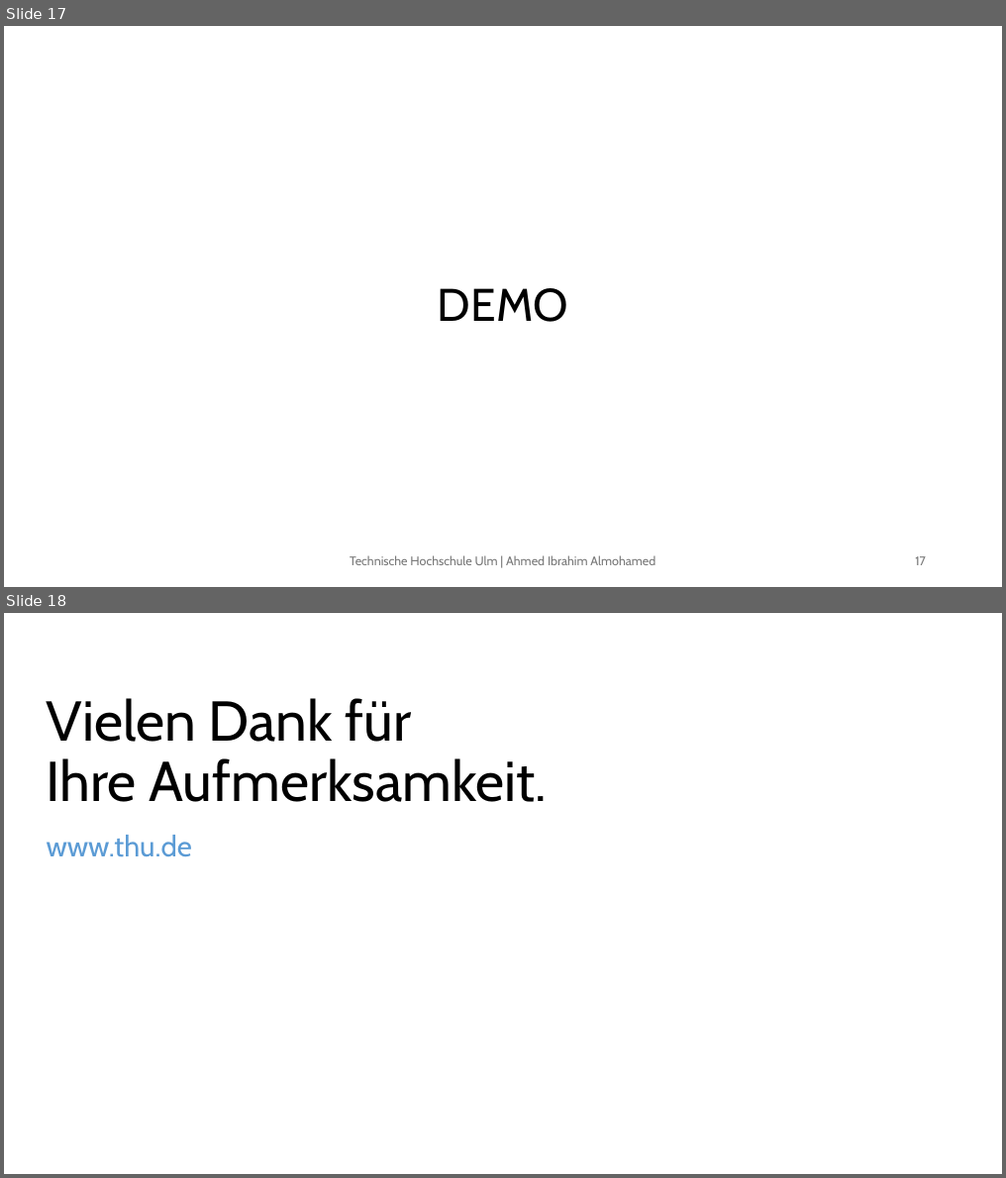
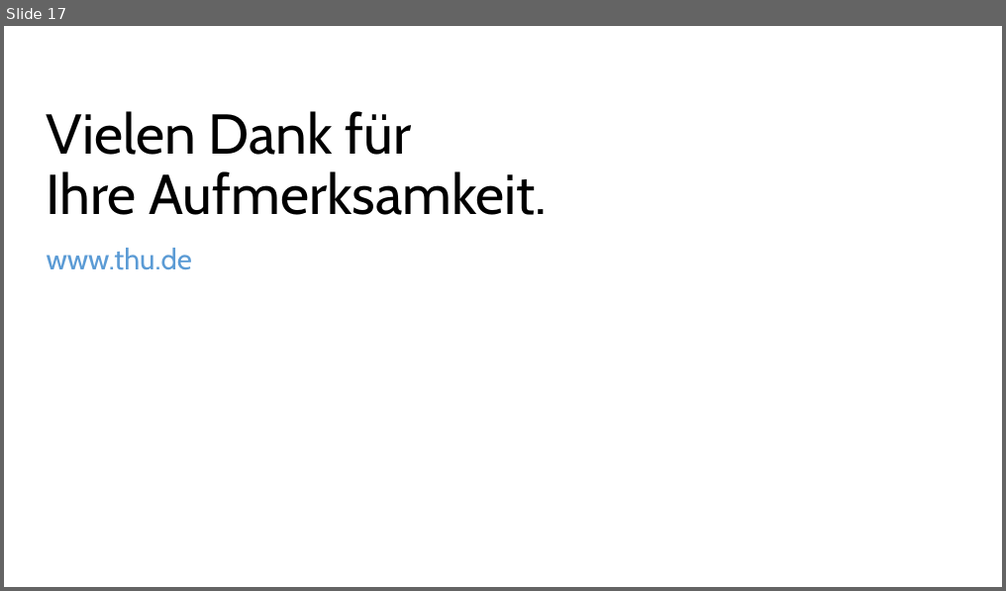
Before and after one commit to aialmohamed/MPA_KR3_Digital_Twin, a slide deck: Documents/Presentations/Meeting_02_10_2024.pptx. Shown one above the other, each under a label of ours: slides 17 and 18 before the commit, slide 17 after it. The pictures are 1006x1178 and 1006x591 pixels, drawn with LibreOffice and Linux fonts; fonts in the diff are those of the drawing; background and template pictures are left out. Boxes give left, top, right and bottom in pixels: in the first picture for what was removed or moved away, otherwise in the second. Text is boxed around its words. In the diff, an @@ line names an element or a change of style, - is before the commit and + after.

Commit message:
update : presentation

```diff
--- a/Documents/Presentations/Meeting_02_10_2024.pptx
+++ b/Documents/Presentations/Meeting_02_10_2024.pptx
@@ slide 17 removed at <box>4,26,1002,587</box>, background #FFFFFF @@
@@ title removed at <box>438,288,568,322</box> @@
-DEMO
@@ text removed at <box>350,556,655,566</box> @@
-Technische Hochschule Ulm | Ahmed Ibrahim Almohamed
@@ page number removed at <box>915,557,926,566</box> @@
-17
@@ what was slide 18 is now slide 17 @@
```
